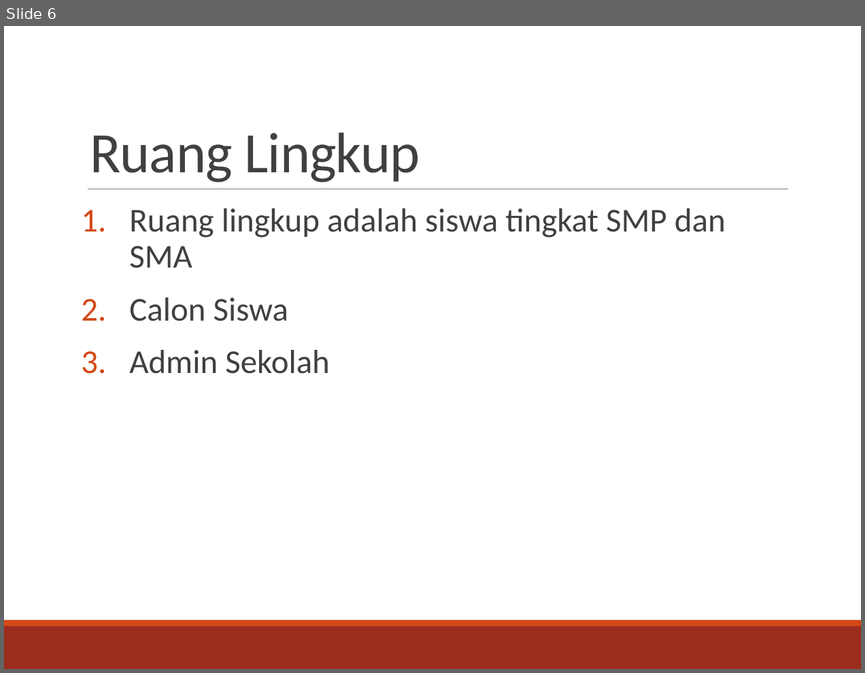
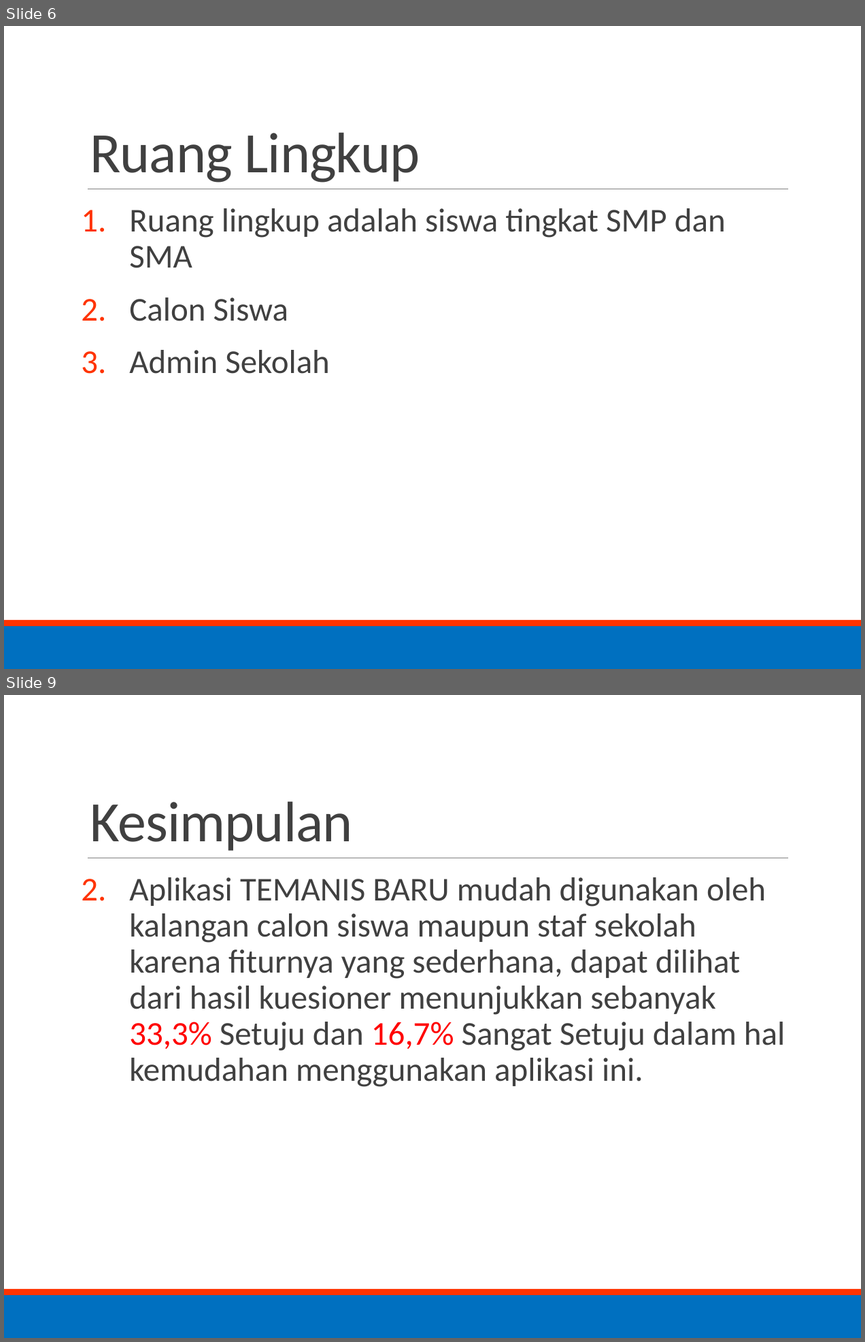
Before and after one commit to lastfantasy/tmr, a slide deck: TA final/TA PRESENTASI.pptx. Shown one above the other, each under a label of ours: slide 6 before the commit, slides 6 and 9 after it; the slides between them are not shown. The pictures are 865x673 and 865x1342 pixels, drawn with LibreOffice and Linux fonts; fonts in the diff are those of the drawing. Boxes give left, top, right and bottom in pixels: in the first picture for what was removed or moved away, otherwise in the second. Text is boxed around its words. In the diff, an @@ line names an element or a change of style, - is before the commit and + after.

```diff
--- a/TA final/TA PRESENTASI.pptx
+++ b/TA final/TA PRESENTASI.pptx
@@ slide 9 added at [4, 695, 861, 1338], background #FFFFFF; not listed: 3 template elements that a slide beside it also shows @@
@@ title added at [90, 801, 353, 851], 48 pt, text #404040 @@
+Kesimpulan
@@ text added at [129, 877, 785, 1087], 28 pt, text #404040 @@
+2. Aplikasi TEMANIS BARU mudah digunakan oleh kalangan calon siswa maupun staf sekolah karena fiturnya yang sederhana, dapat dilihat dari hasil kuesioner menunjukkan sebanyak 33,3% Setuju dan 16,7% Sangat Setuju dalam hal kemudahan menggunakan aplikasi ini.
@@ slide 6 changed as well @@
@@ text "Ruang lingkup adalah siswa tingkat ..." at [129, 208, 725, 373]: bullet colour #D34817 to #FF3300 @@
@@ rectangle at [4, 626, 861, 669]: fill #9B2D1F to #0070C0 @@
@@ rectangle at [4, 620, 861, 626]: fill #D34817 to #FF3300 @@
```
Also in this commit, not shown: 5 other slides changed, 5 other slides added.
